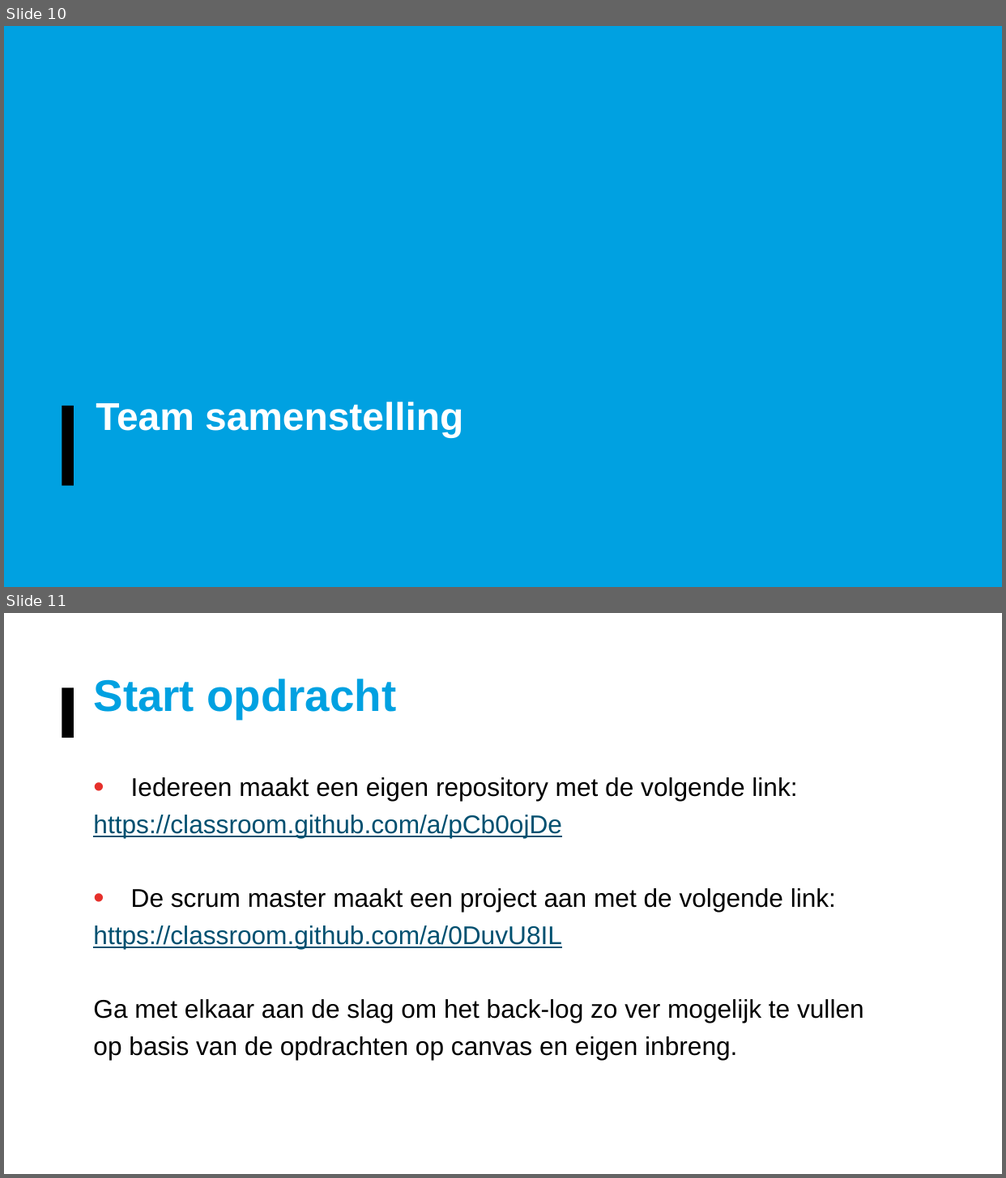
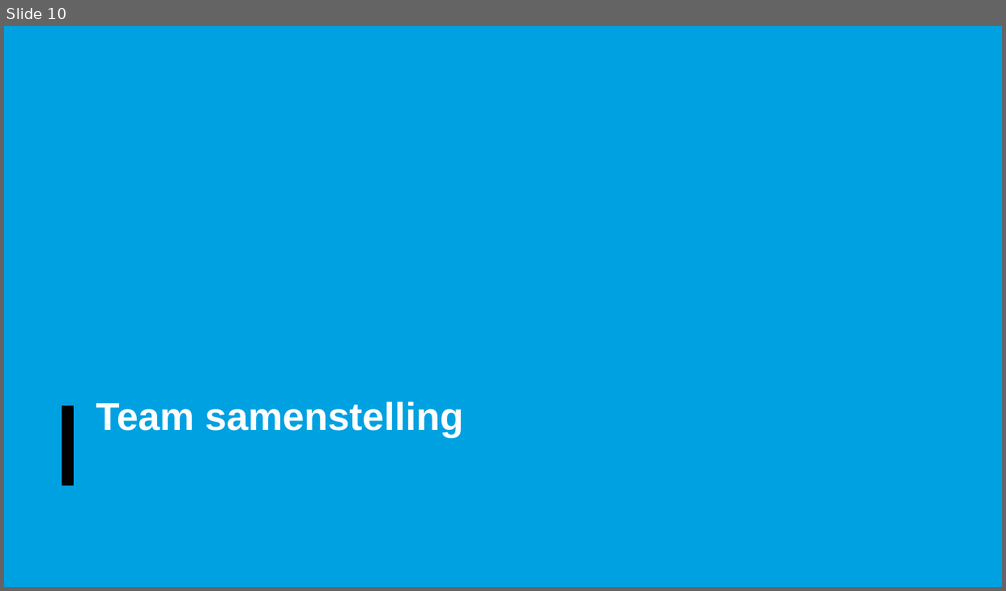
Before and after one commit to HU-TI-DEV/TI-S2, a slide deck: slides/S2-Sprint_1-Start.pptx. Shown one above the other, each under a label of ours: slides 10 and 11 before the commit, slide 10 after it. The pictures are 1006x1178 and 1006x591 pixels, drawn with LibreOffice and Linux fonts; fonts in the diff are those of the drawing; background and template pictures are left out. Boxes give left, top, right and bottom in pixels: in the first picture for what was removed or moved away, otherwise in the second. Text is boxed around its words. In the diff, an @@ line names an element or a change of style, - is before the commit and + after.

Commit message:
removed links

```diff
--- a/slides/S2-Sprint_1-Start.pptx
+++ b/slides/S2-Sprint_1-Start.pptx
@@ slide 11 removed at box(4, 613, 1002, 1174), background #FFFFFF @@
@@ title removed at box(94, 679, 396, 719) @@
-Start opdracht
@@ rectangle removed at box(62, 688, 74, 738) @@
@@ text removed at box(93, 777, 864, 1059) @@
-• Iedereen maakt een eigen repository met de volgende link:
-https://classroom.github.com/a/pCb0ojDe
-• De scrum master maakt een project aan met de volgende link:
-https://classroom.github.com/a/0DuvU8IL
-Ga met elkaar aan de slag om het back-log zo ver mogelijk te vullen op basis van de opdrachten op canvas en eigen inbreng.
```
